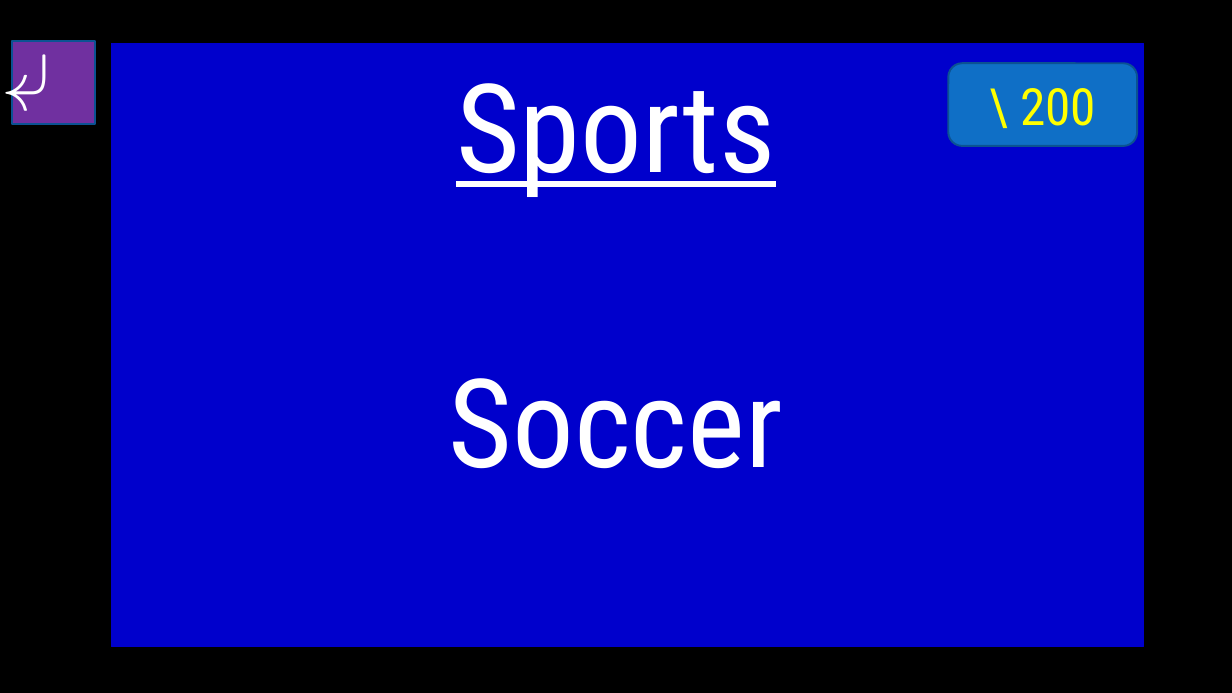
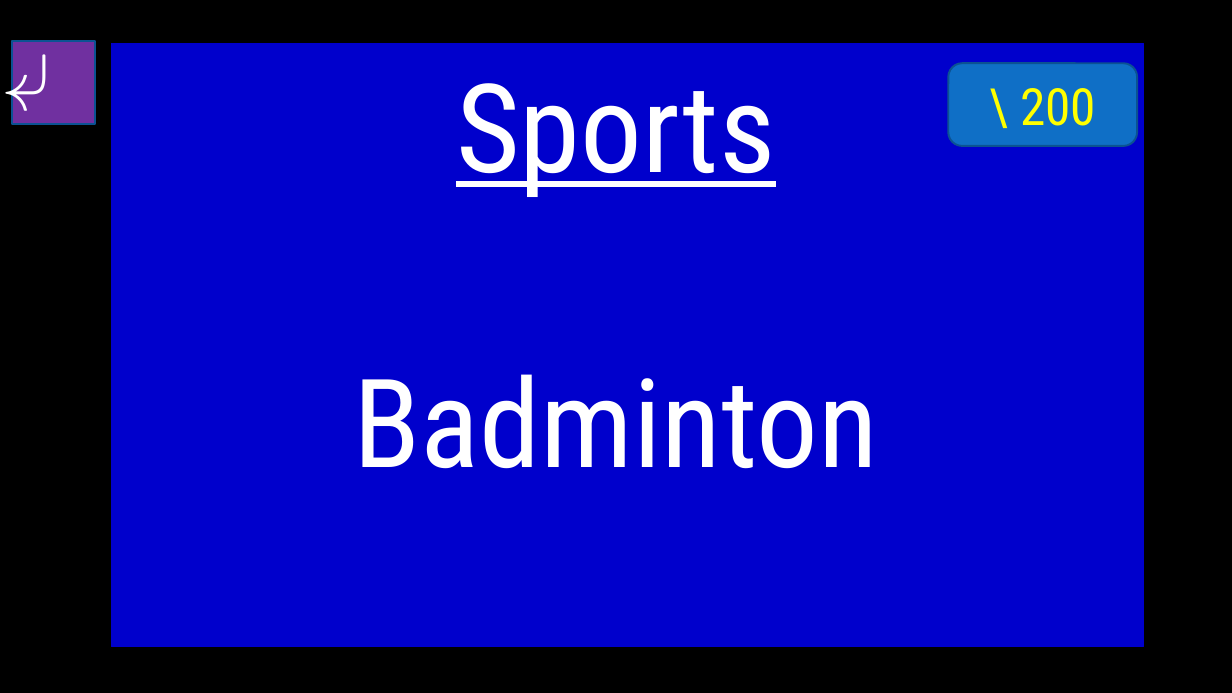
Before and after one commit to Gurichi/ALT_Materials, a slide deck: slide 34 of Jeopardy 5th Grade.pptx. Drawn at 1232x693 pixels with LibreOffice and Linux fonts; fonts in the diff are those of the drawing; background and template pictures are left out. Boxes give left, top, right and bottom in pixels: in the first picture for what was removed or moved away, otherwise in the second. Text is boxed around its words. In the diff, an @@ line names an element or a change of style, - is before the commit and + after.

```diff
--- a/Jeopardy 5th Grade.pptx
+++ b/Jeopardy 5th Grade.pptx
@@ text at (354,374,878,469): text changed @@
-Soccer
+Badminton
```
Also in this commit, not shown: 40 other slides changed.
